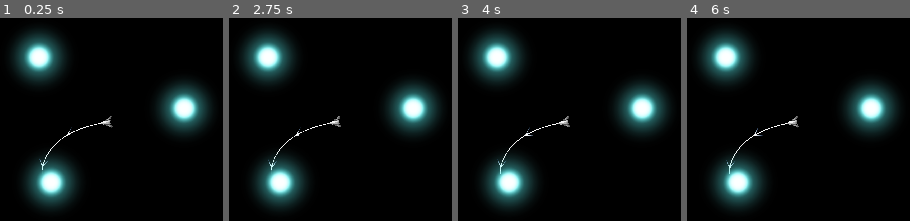
Above: before the commit, frames 1-4 (left to right).
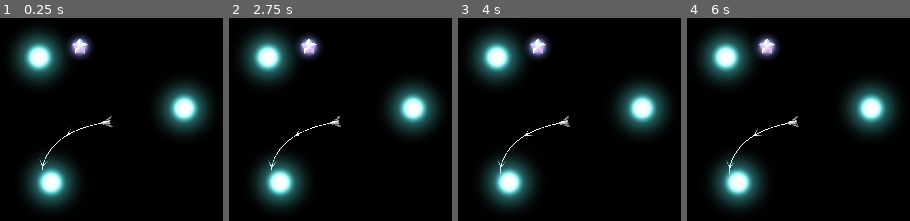
Above: after the commit, the same moments.

Repository: revanj/AstronautAndOrbit
Game: Godot game, scene res://MainTest.tscn
The game is run twice, just before and just after one commit, with the same random seed, the same clock (stepped at 60 frames per second) and the same inputs.
Inputs (mouse positions are in pixels of both pictures, inside the frame that each line leads up to):
- Up to frame 1 (0.25 s): no input
- Up to frame 2 (2.75 s): tap Enter at 0.5, 2 s; move the mouse to (outside the picture) at 0.52 s; click (outside the picture) at 0.77 s; tap Space at 1.25 s; move the mouse to (outside the picture) at 1.27 s; click (outside the picture) at 1.52 s; move the mouse to (416, 24) at 2.02 s
- Up to frame 3 (4 s): tap Space at 2.75 s; move the mouse to (524, 212) at 2.77 s; click (524, 212) at 3.02 s; tap Enter at 3.5 s; move the mouse to (outside the picture) at 3.52 s; click (outside the picture) at 3.77 s
- Up to frame 4 (6 s): tap Space at 4.25 s; move the mouse to (outside the picture) at 4.27 s; click (outside the picture) at 4.52 s; move the mouse to (834, 121) at 5.02 s; move the mouse to (outside the picture) at 5.77 s

The runs differ from the first frame. In frame 1, 1.1% of the frame differs, in the area x 30-42%, y 7-21%; in frame 2, 1.1%; in frame 3, 1.1%; in frame 4, 1.1%.

Commit message:
Figure out how to place dialogue box

Diff:
--- a/MainTest.tscn
+++ b/MainTest.tscn
@@ -1,10 +1,12 @@
-[gd_scene load_steps=6 format=3 uid="uid://w6gs4ljwad72"]
+[gd_scene load_steps=8 format=3 uid="uid://w6gs4ljwad72"]
 
 [ext_resource type="Script" path="res://InputHandler.gd" id="1_eak1g"]
 [ext_resource type="PackedScene" uid="uid://b160ih64nd20k" path="res://GravityObjects/Star.tscn" id="3_2t0na"]
 [ext_resource type="Texture2D" uid="uid://dmhvljlcexvx4" path="res://Art/Arrow2.png" id="3_qmdwb"]
 [ext_resource type="Script" path="res://StarFields.gd" id="4_30y0s"]
 [ext_resource type="PackedScene" uid="uid://bb832x8inl183" path="res://Spaceship/Spaceship.tscn" id="4_hcorw"]
+[ext_resource type="Texture2D" uid="uid://b0v12hvi7arcb" path="res://Art/EnergyStar.png" id="6_cmmlw"]
+[ext_resource type="PackedScene" uid="uid://blcdi8y5tplqc" path="res://UI/DialogueBox.tscn" id="7_0t62n"]
 
 [node name="MainTest" type="Node2D"]
 texture_filter = 1
@@ -30,3 +32,13 @@
 process_mode = 0
 
 [node name="Camera2D" type="Camera2D" parent="StarFields"]
+
+[node name="EnergyStar" type="Sprite2D" parent="."]
+position = Vector2(-64, -182)
+scale = Vector2(0.159592, 0.159592)
+texture = ExtResource("6_cmmlw")
+
+[node name="CanvasLayer" type="CanvasLayer" parent="."]
+
+[node name="DialogueBox" parent="CanvasLayer" instance=ExtResource("7_0t62n")]
+visible = false
--- a/Spaceship/Spaceship.tscn
+++ b/Spaceship/Spaceship.tscn
@@ -21,7 +21,6 @@
 shape = SubResource("RectangleShape2D_3y11g")
 
 [node name="BigJumpDisplay" parent="." instance=ExtResource("4_hw35e")]
-scale = Vector2(1, 1)
 
 [node name="SpaceshipVisual" type="Node2D" parent="."]
 script = ExtResource("3_ya8jj")
--- /dev/null
+++ b/UI/DialogueBox.tscn
@@ -0,0 +1,34 @@
+[gd_scene load_steps=2 format=3 uid="uid://blcdi8y5tplqc"]
+
+[ext_resource type="Texture2D" uid="uid://dvshds1upvhgj" path="res://Art/DialogBox2.png" id="1_y1j5v"]
+
+[node name="DialogueBox" type="Control"]
+layout_mode = 3
+anchors_preset = 15
+anchor_right = 1.0
+anchor_bottom = 1.0
+grow_horizontal = 2
+grow_vertical = 2
+
+[node name="MarginContainer" type="MarginContainer" parent="."]
+layout_mode = 1
+anchors_preset = 5
+anchor_left = 0.5
+anchor_right = 0.5
+offset_left = -960.0
+offset_right = 960.0
+offset_bottom = 323.0
+grow_horizontal = 2
+theme_override_constants/margin_left = 120
+theme_override_constants/margin_top = 30
+theme_override_constants/margin_right = 119
+theme_override_constants/margin_bottom = 0
+
+[node name="NinePatchRect" type="NinePatchRect" parent="MarginContainer"]
+layout_mode = 2
+texture = ExtResource("1_y1j5v")
+region_rect = Rect2(0, 0, 945, 195)
+patch_margin_left = 143
+patch_margin_top = 75
+patch_margin_right = 140
+patch_margin_bottom = 75
Binary file added: Art/DialogBox1.png
Not shown, added: Art/DialogBox1.png.import
Binary file added: Art/DialogBox2.png
Not shown, added: Art/DialogBox2.png.import
Binary file added: Art/EnergyStar.png
Not shown, added: Art/EnergyStar.png.import
Not shown, added: Art/DialogBox1.png~
Not shown, added: Art/DialogBox2.png~
